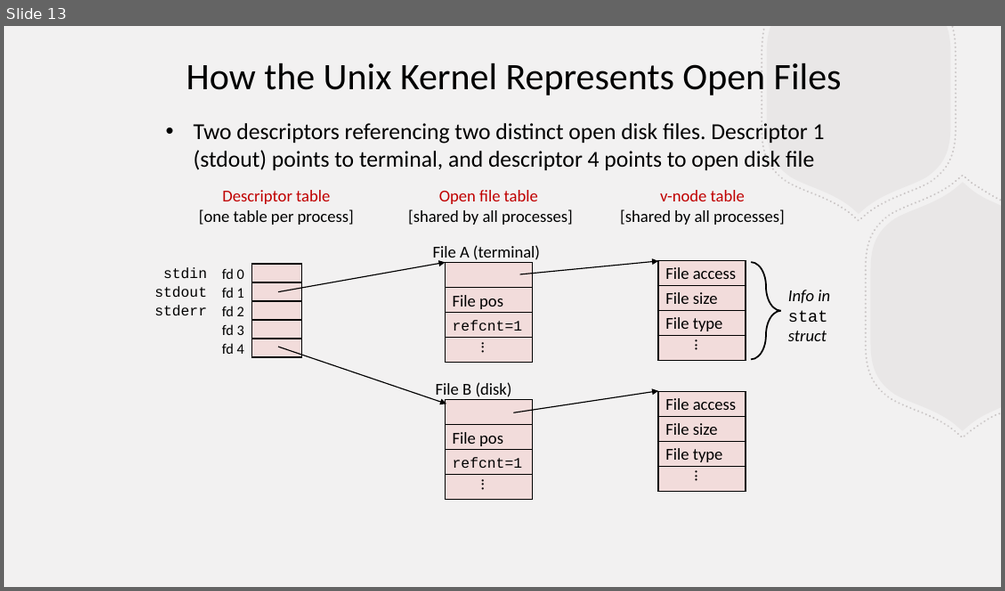
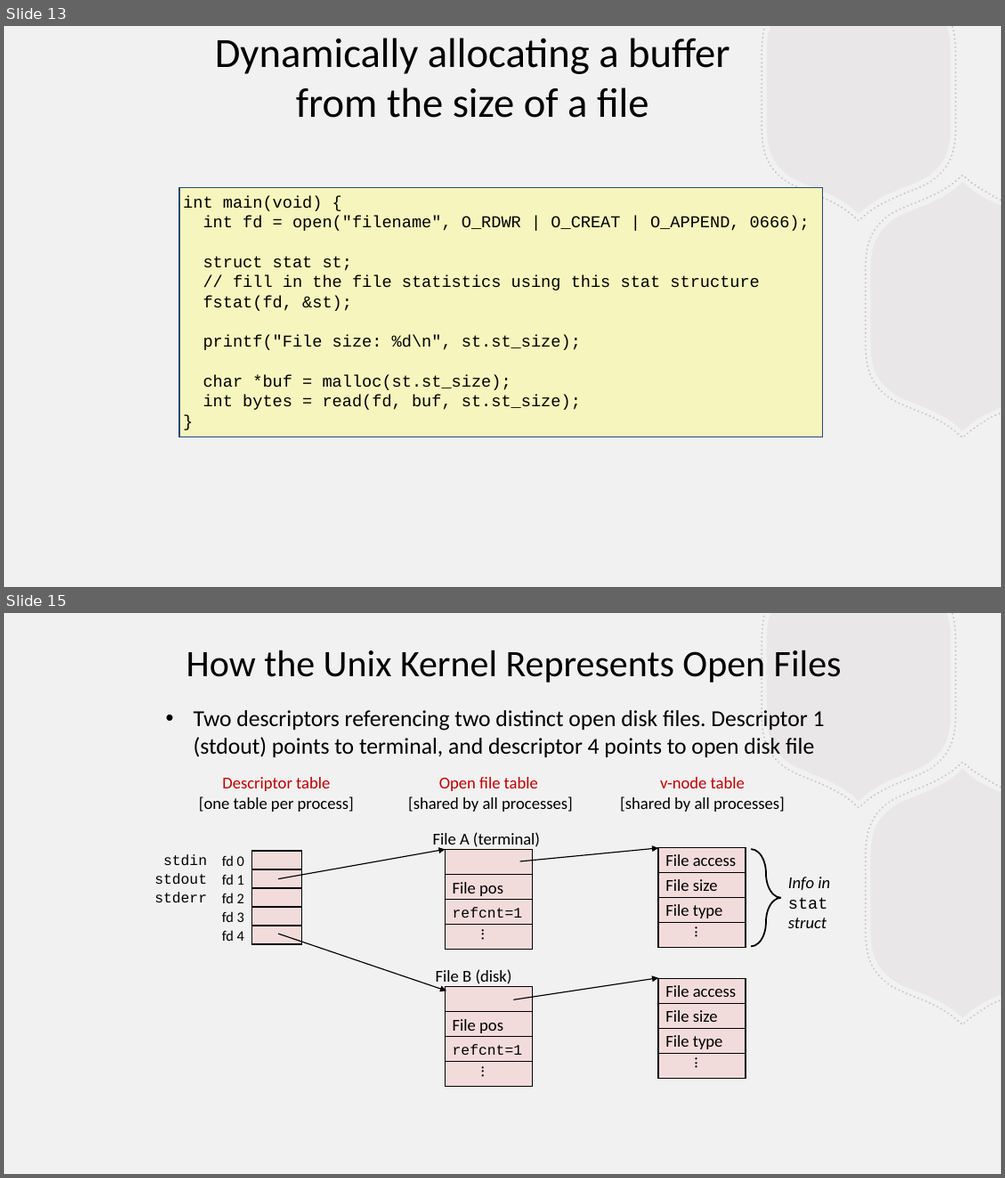
Before and after one commit to BillJr99/Ursinus-CS376, a slide deck: files/lectures/fileio.pptx. Shown one above the other, each under a label of ours: slide 13 before the commit, slides 13 and 15 after it; the slides between them are not shown. The pictures are 1005x591 and 1005x1178 pixels, drawn with LibreOffice and Linux fonts; fonts in the diff are those of the drawing. Boxes give left, top, right and bottom in pixels: in the first picture for what was removed or moved away, otherwise in the second. Text is boxed around its words. In the diff, an @@ line names an element or a change of style, - is before the commit and + after.

```diff
--- a/files/lectures/fileio.pptx
+++ b/files/lectures/fileio.pptx
@@ slide 13 added at (4, 26, 1001, 587), background #F2F1F1; not listed: 4 template elements that a slide beside it also shows @@
@@ text added at (215, 38, 729, 118), 40 pt, text #000000 @@
+Dynamically allocating a buffer from the size of a file
@@ rectangle added at (179, 187, 824, 436), fill #F6F5BD, outline #1F497D 0.99 pt, 16 pt, text #000000 @@
+int main(void) {
+int fd = open("filename", O_RDWR | O_CREAT | O_APPEND, 0666);
+struct stat st;
+// fill in the file statistics using this stat structure
+fstat(fd, &st);
+printf("File size: %d\n", st.st_size);
+char *buf = malloc(st.st_size);
+int bytes = read(fd, buf, st.st_size);
+}
@@ what was slide 13 is now slide 15 @@
```
Also in this commit, not shown: 1 slide changed, 1 other slide added, 1 other file.
